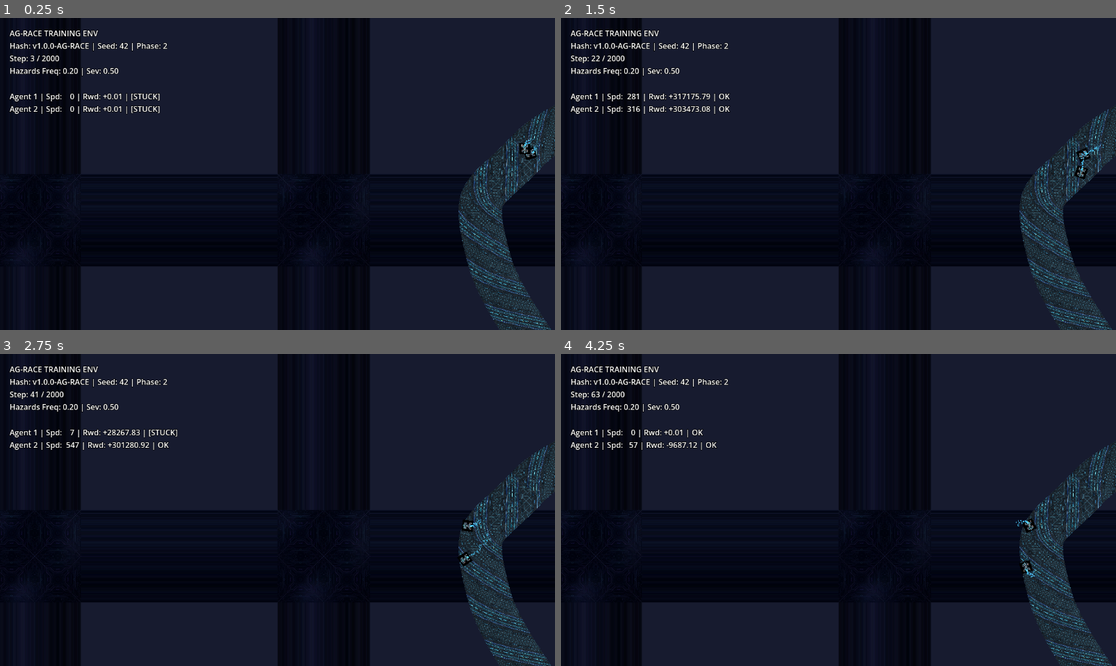
Above: before the commit, frames 1-4 (two rows, left to right).
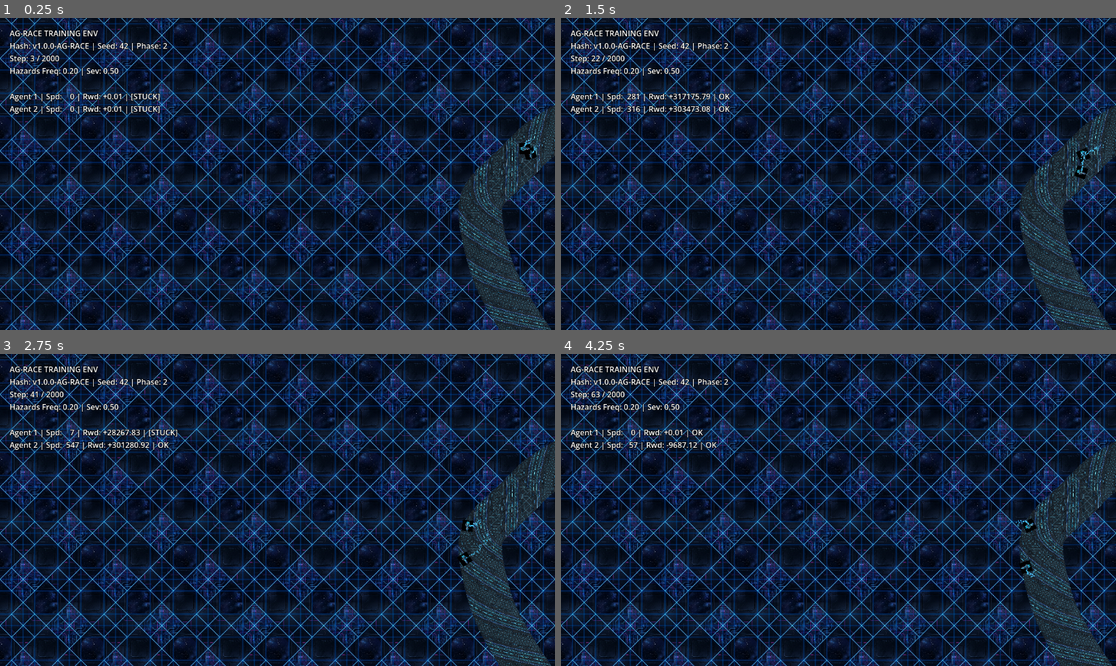
Above: after the commit, the same moments.

Repository: juanmanuelpriet/Jackpot-Jockeys
Game: Godot game, scene res://scenes/Race2D.tscn
Same seed, same stepped clock (60 frames per second), same inputs: the game is played once before the commit and once after it. Before the commit the project has no main scene; this scene is started directly in both runs.
Inputs:
- Up to frame 1 (0.25 s): no input
- Up to frame 2 (1.5 s): no input
- Up to frame 3 (2.75 s): no input
- Up to frame 4 (4.25 s): no input

The runs differ from the first frame. In frame 1, 40% of the frame differs, in the area x 0-100%, y 0-100%; in frame 2, 40%; in frame 3, 40%; in frame 4, 40%.

Commit message:
Fix main scene missing in project.godot and update track and vehicle sprites

Diff:
--- a/hipodromo/project.godot
+++ b/hipodromo/project.godot
@@ -11,6 +11,7 @@
 [application]
 
 config/name="hipodromo"
+run/main_scene="res://scenes/Race2D.tscn"
 config/features=PackedStringArray("4.6", "Forward Plus")
 config/icon="res://icon.svg"
 
--- a/hipodromo/scenes/Race2D.gd
+++ b/hipodromo/scenes/Race2D.gd
@@ -42,30 +42,16 @@
 	reset_environment(demo_config)
 
 func _setup_background():
-	var canvas = CanvasLayer.new()
-	canvas.layer = -10 # Behind everything
-
-	var tex = preload("res://assets/sprites/track_background_grid.png")
-	var tex_rect = TextureRect.new()
-	tex_rect.texture = tex
-	tex_rect.stretch_mode = TextureRect.STRETCH_TILE
-
-	# Parallax-like infinite grid by locking it to the screen size but repeating
-	tex_rect.set_anchors_preset(Control.PRESET_FULL_RECT)
-	# But actually we are in a 2D scene, so ParallaxBackground is better
-
-	canvas.queue_free() # Re-design logic
 	var bg = ParallaxBackground.new()
 	bg.layer = -10
 	var bl = ParallaxLayer.new()
-	bl.motion_mirroring = Vector2(2000, 2000)
+
 	var spr = Sprite2D.new()
-	spr.texture = tex
+	spr.texture = preload("res://assets/sprites/track_background_grid.png")
+	spr.texture_repeat = CanvasItem.TEXTURE_REPEAT_ENABLED
 	spr.region_enabled = true
-	spr.region_rect = Rect2(0, 0, 4000, 4000) # Replicates infinitely inside the mirror
-
-	# Configurar el sprite centrado o relativo
-	spr.centered = false
+	spr.region_rect = Rect2(-10000, -10000, 20000, 20000)
+	spr.centered = true
 
 	bl.add_child(spr)
 	bg.add_child(bl)
Binary file changed: hipodromo/assets/sprites/track_background_grid.png
Binary file changed: hipodromo/assets/sprites/vehicle_cyber_horse.png
